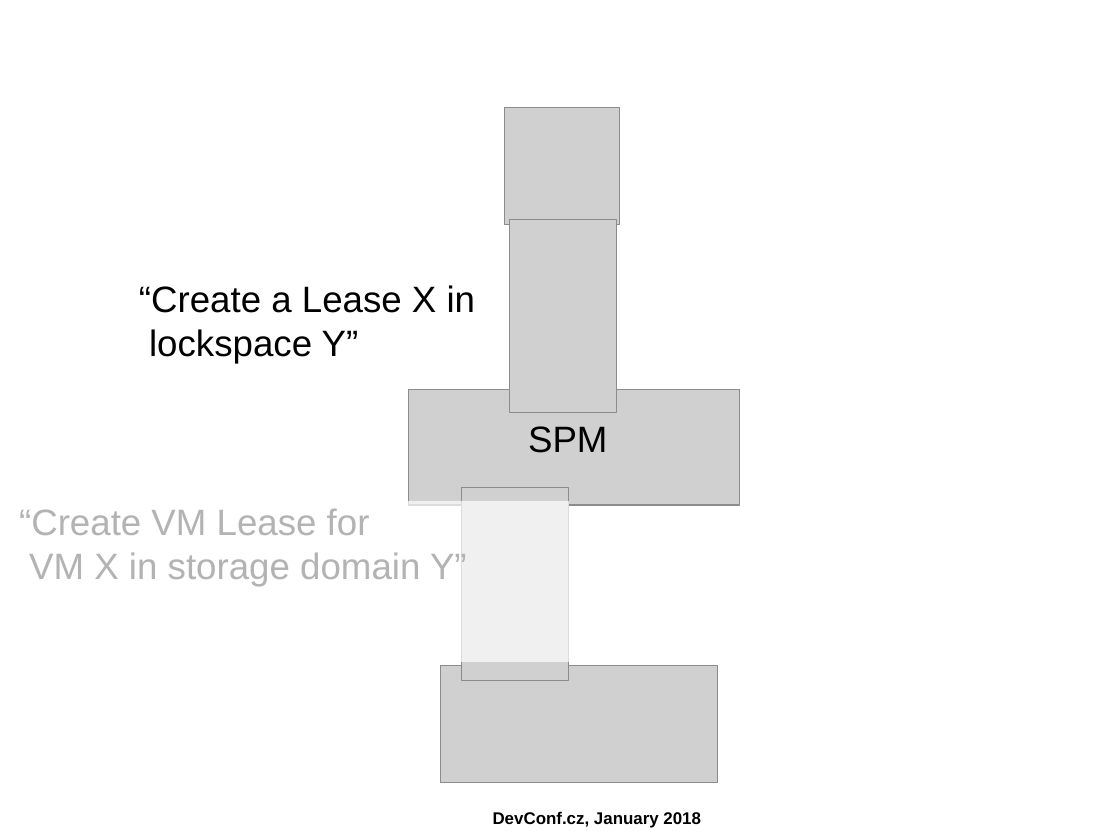
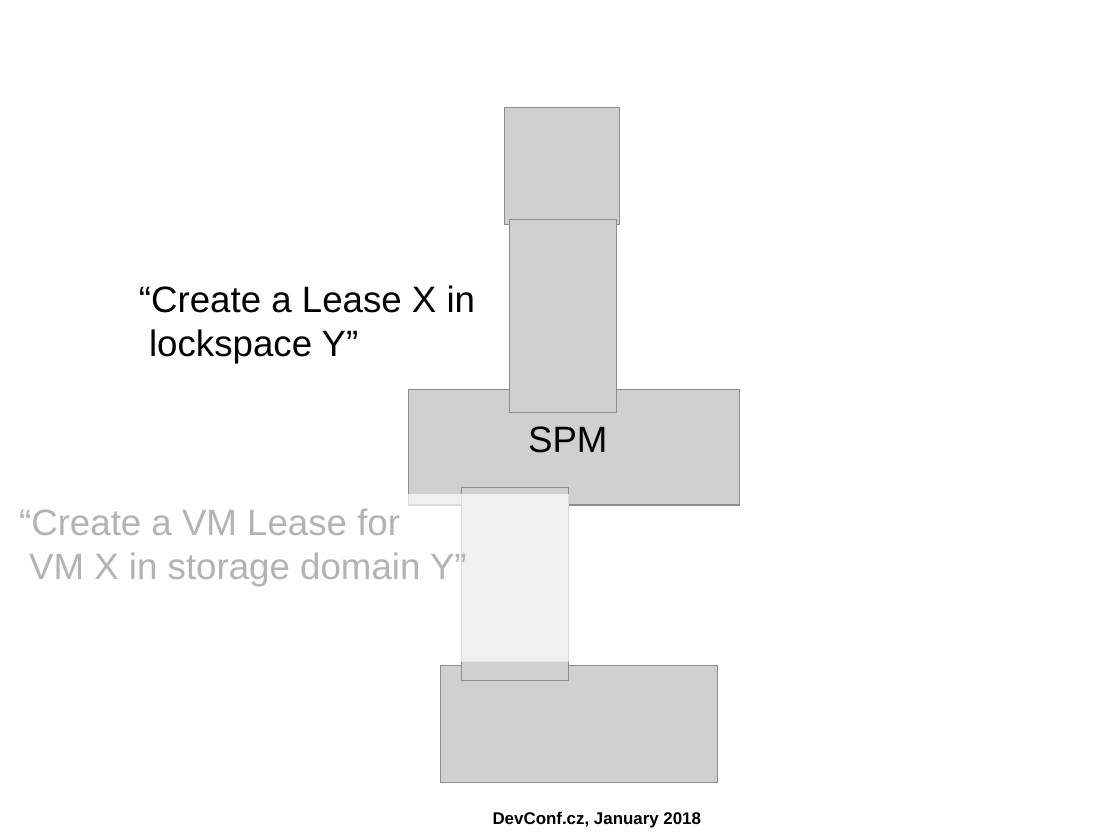
Before and after one commit to ahadas/ahadas.github.io, a slide deck: slide 34 of slides/high_availability_with_no_split_brains.odp. Drawn at 1120x840 pixels with LibreOffice and Linux fonts; fonts in the diff are those of the drawing; grey boxes stand for pictures; background and template pictures are left out. Boxes give left, top, right and bottom in pixels: in the first picture for what was removed or moved away, otherwise in the second. Text is boxed around its words. In the diff, an @@ line names an element or a change of style, - is before the commit and + after.

```diff
--- a/slides/high_availability_with_no_split_brains.odp
+++ b/slides/high_availability_with_no_split_brains.odp
@@ rectangle: place and size @@
-rectangle at bbox=[9, 501, 569, 662]
+rectangle at bbox=[9, 494, 569, 662]
@@ text at bbox=[19, 508, 400, 535]: text changed @@
-“Create VM Lease for
+“Create a VM Lease for
```
Also in this commit, not shown: 5 other slides changed, 1 other file.
